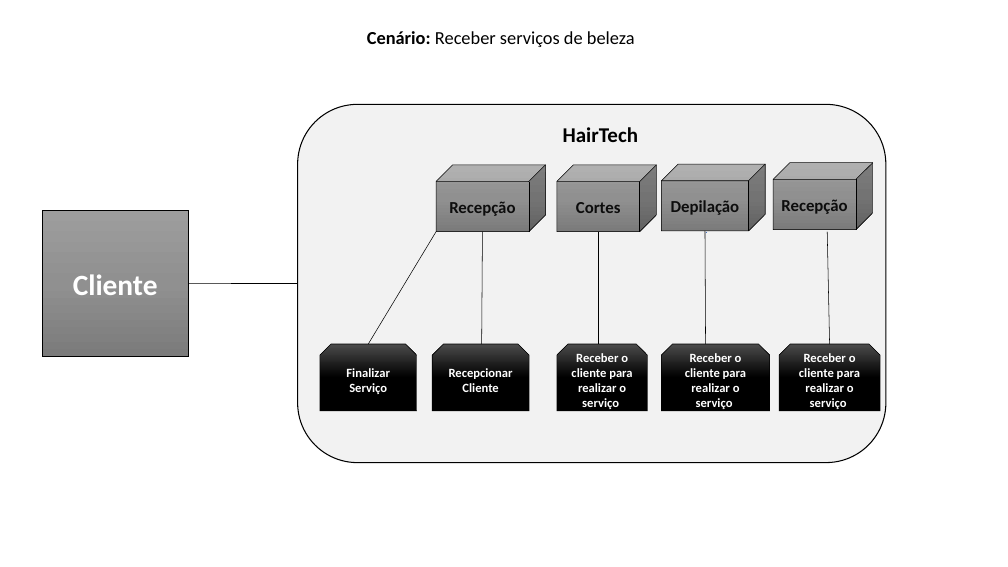
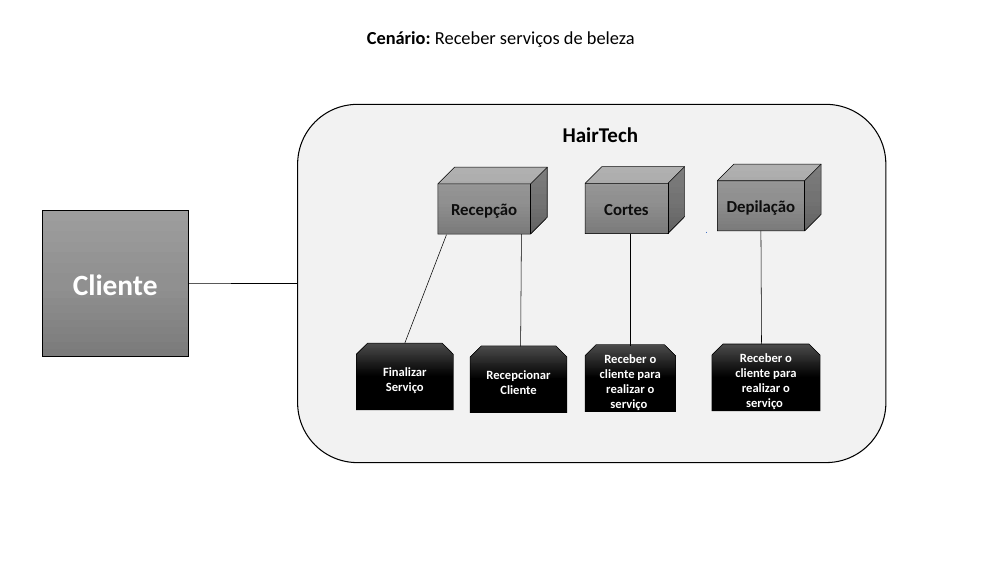
Before and after one commit to MSPowerSI/hairtech, a slide deck: slide 6 of artefatos/15. Arquitetura de Negócio para cada Cenário.pptx. Drawn at 1008x567 pixels with LibreOffice and Linux fonts; fonts in the diff are those of the drawing. Boxes give left, top, right and bottom in pixels: in the first picture for what was removed or moved away, otherwise in the second. Text is boxed around its words. In the diff, an @@ line names an element or a change of style, - is before the commit and + after.

```diff
--- a/artefatos/15. Arquitetura de Negócio para cada Cenário.pptx
+++ b/artefatos/15. Arquitetura de Negócio para cada Cenário.pptx
@@ cube "Cortes": place and size @@
-cube "Cortes" at box(557, 165, 657, 231)
+cube "Cortes" at box(585, 167, 685, 234)
@@ cube "Depilação": place and size @@
-cube "Depilação" at box(662, 164, 765, 231)
+cube "Depilação" at box(718, 164, 821, 231)
@@ cube removed at box(774, 163, 873, 229) @@
-Recepção
@@ line moved from (436, 231) - (368, 344) to (447, 235) - (405, 343) @@
@@ line moved from (482, 231) - (482, 344) to (522, 234) - (521, 346) @@
@@ line moved from (598, 231) - (598, 344) to (631, 234) - (631, 346) @@
@@ line moved from (706, 231) - (706, 344) to (761, 231) - (761, 344) @@
@@ line removed from (827, 231) to (830, 344) @@
@@ snip same rect "Finalizar Serviço": place and size @@
-snip same rect "Finalizar Serviço" at box(320, 344, 417, 411)
+snip same rect "Finalizar Serviço" at box(356, 343, 453, 410)
@@ snip same rect "Recepcionar Cliente": place and size @@
-snip same rect "Recepcionar Cliente" at box(433, 344, 529, 411)
+snip same rect "Recepcionar Cliente" at box(470, 346, 567, 413)
@@ snip same rect "Receber o cliente para realizar ...": place and size @@
-snip same rect "Receber o cliente para realizar ..." at box(557, 344, 648, 411)
+snip same rect "Receber o cliente para realizar ..." at box(585, 345, 676, 411)
@@ snip same rect "Receber o cliente para realizar ...": place and size @@
-snip same rect "Receber o cliente para realizar ..." at box(662, 344, 770, 411)
+snip same rect "Receber o cliente para realizar ..." at box(712, 344, 820, 411)
@@ snip same rect removed at box(780, 344, 880, 411) @@
-Receber o cliente para realizar o serviço
```
Also in this commit, not shown: 1 other slide changed, 12 other files.
